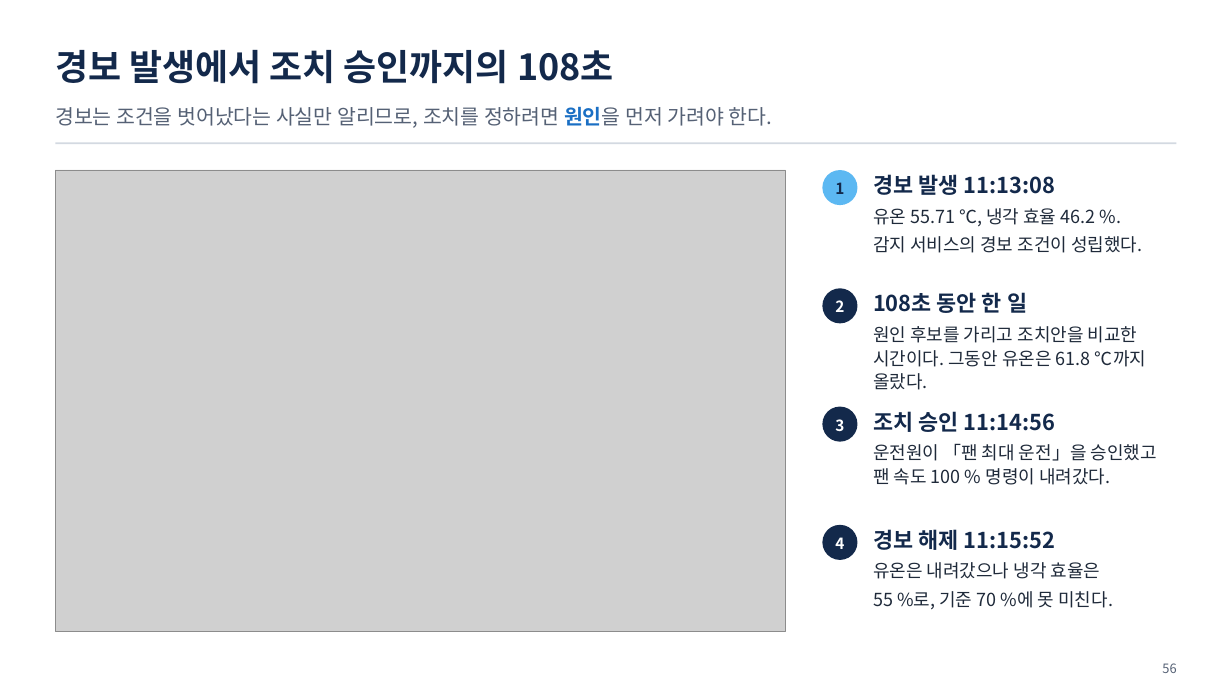
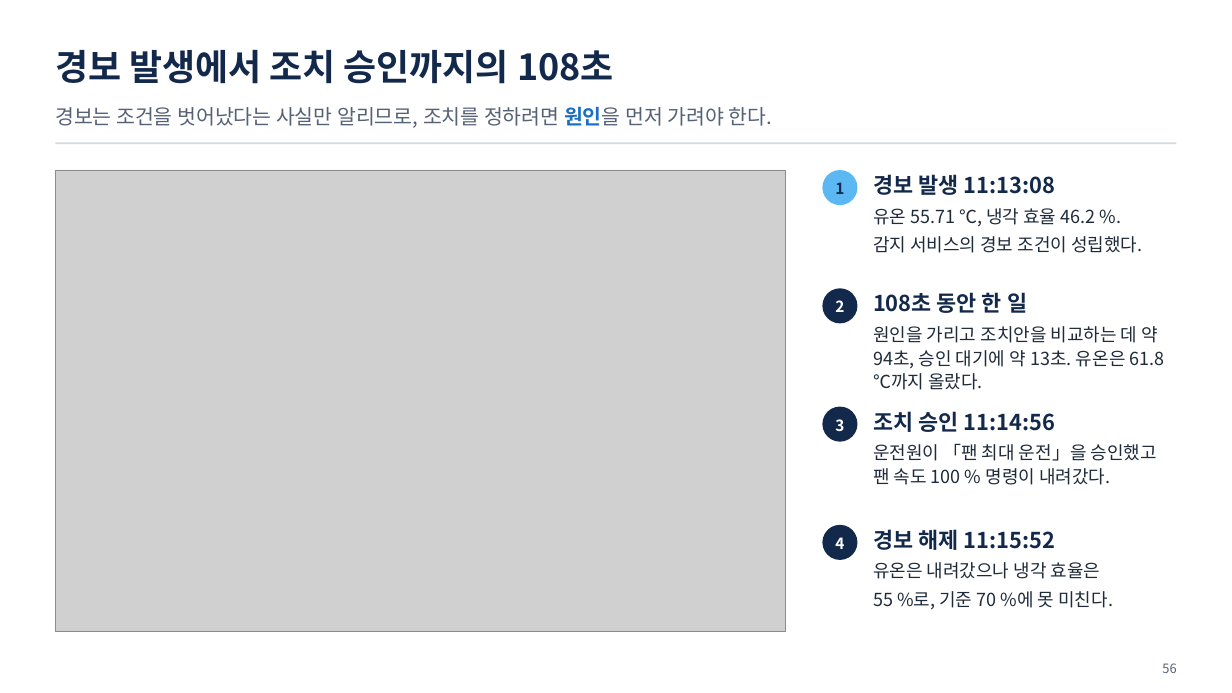
Before and after one commit to uengine-oss/hyd-iot-edu, a slide deck: slide 56 of course/slides/integrated/통합반_01일차.pptx. Drawn at 1232x693 pixels with LibreOffice and Linux fonts; fonts in the diff are those of the drawing; grey boxes stand for pictures. Boxes give left, top, right and bottom in pixels: in the first picture for what was removed or moved away, otherwise in the second. Text is boxed around its words. In the diff, an @@ line names an element or a change of style, - is before the commit and + after.

```diff
--- a/course/slides/integrated/통합반_01일차.pptx
+++ b/course/slides/integrated/통합반_01일차.pptx
@@ text at bbox=[873, 326, 1165, 390]: text changed @@
-원인 후보를 가리고 조치안을 비교한 시간이다. 그동안 유온은 61.8 ℃까지 올랐다.
+원인을 가리고 조치안을 비교하는 데 약 94초, 승인 대기에 약 13초. 유온은 61.8 ℃까지 올랐다.
```
Also in this commit, not shown: 37 other slides changed, 3 slides removed, 16 other files.
